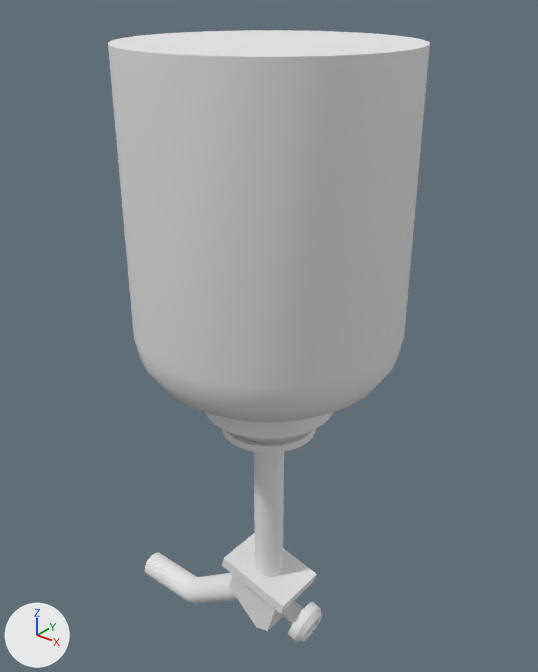
What one commit did to the OBJ model Assets/Models/blowtorch.obj.
Both versions are drawn from a camera (50 mm lens) standing at (1.922, -1.141, -1.789) and looking at (1.262, -0.316, -2.301). The lights are fixed; the arrows at lower left show +X, +Y and +Z. Where no turn or scale is listed for an object, it has been applied to the vertices.

Names of what the first picture shows: 'blowtorch.001_Cylinder.015'.
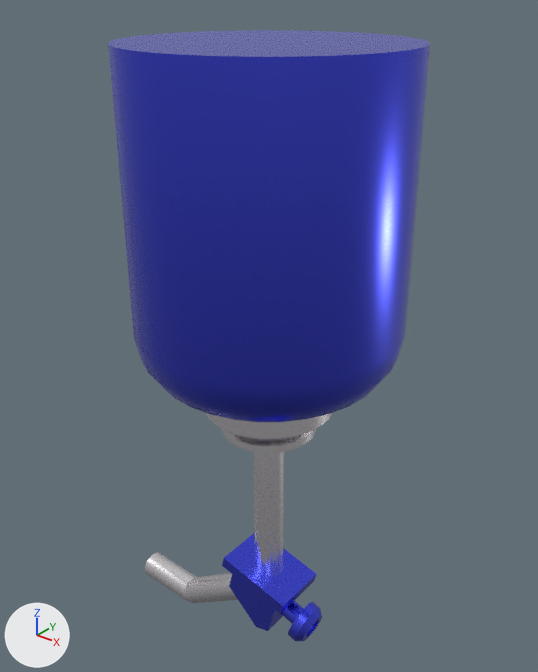
Where the change shows, as pixel boxes (x1, y1, x2, y2) in the pictures (538 x 672 px):
'blowtorch.001_Cylinder.015', recoloured, surface changed (white to blue)
    both: (108, 30, 430, 642)

The change, as a diff of the scene's bpy script:
```diff
--- a/Assets/Models/blowtorch.obj.py
+++ b/Assets/Models/blowtorch.obj.py
@@ mat_metal_blue @@
 mat_metal_blue = principled_material('metal_blue')
-mat_metal_blue.base_color = (0.8, 0.8, 0.8)  # white #e7e7e7
-mat_metal_blue.roughness = 1.0
+mat_metal_blue.base_color = (0.0879, 0.11, 1.0)  # blue #545dff
+mat_metal_blue.roughness = 0.272
+mat_metal_blue.metallic = 1.0
@@ mat_metal @@
 mat_metal.roughness = 1.0
+mat_metal.metallic = 1.0
```
